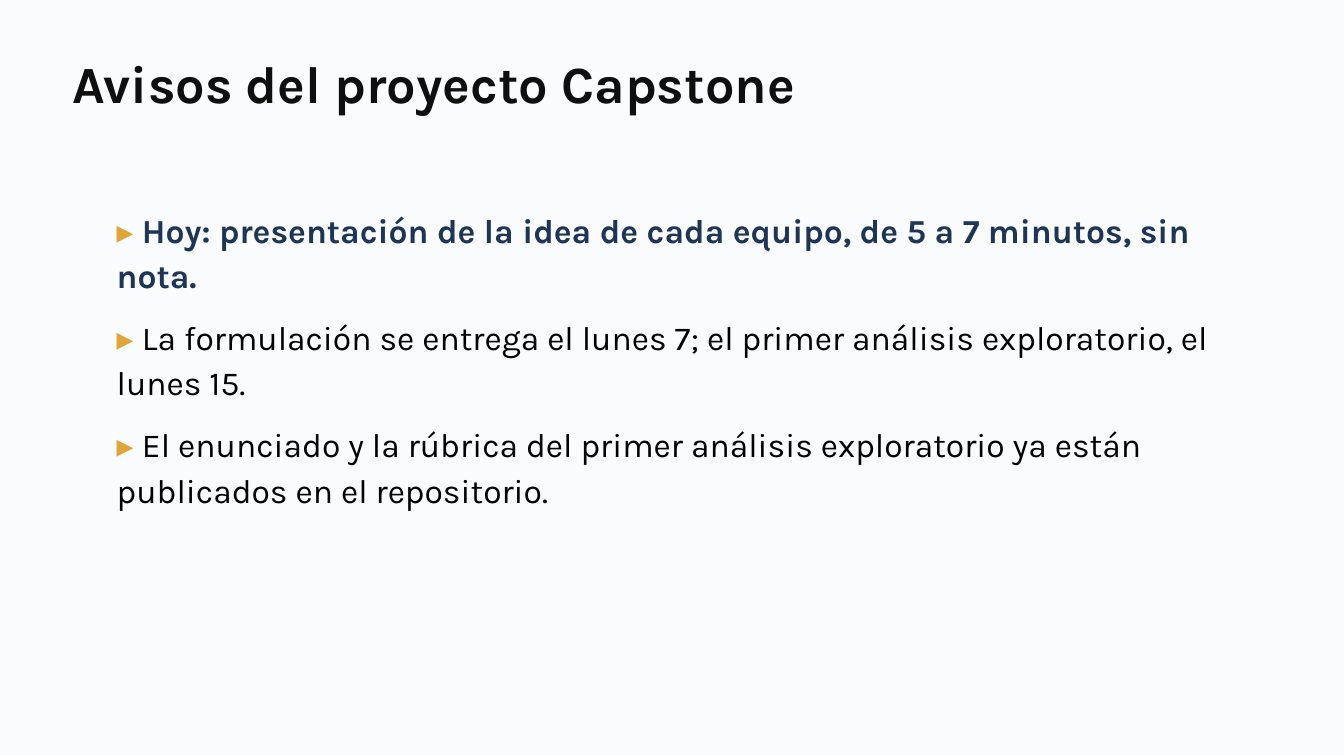
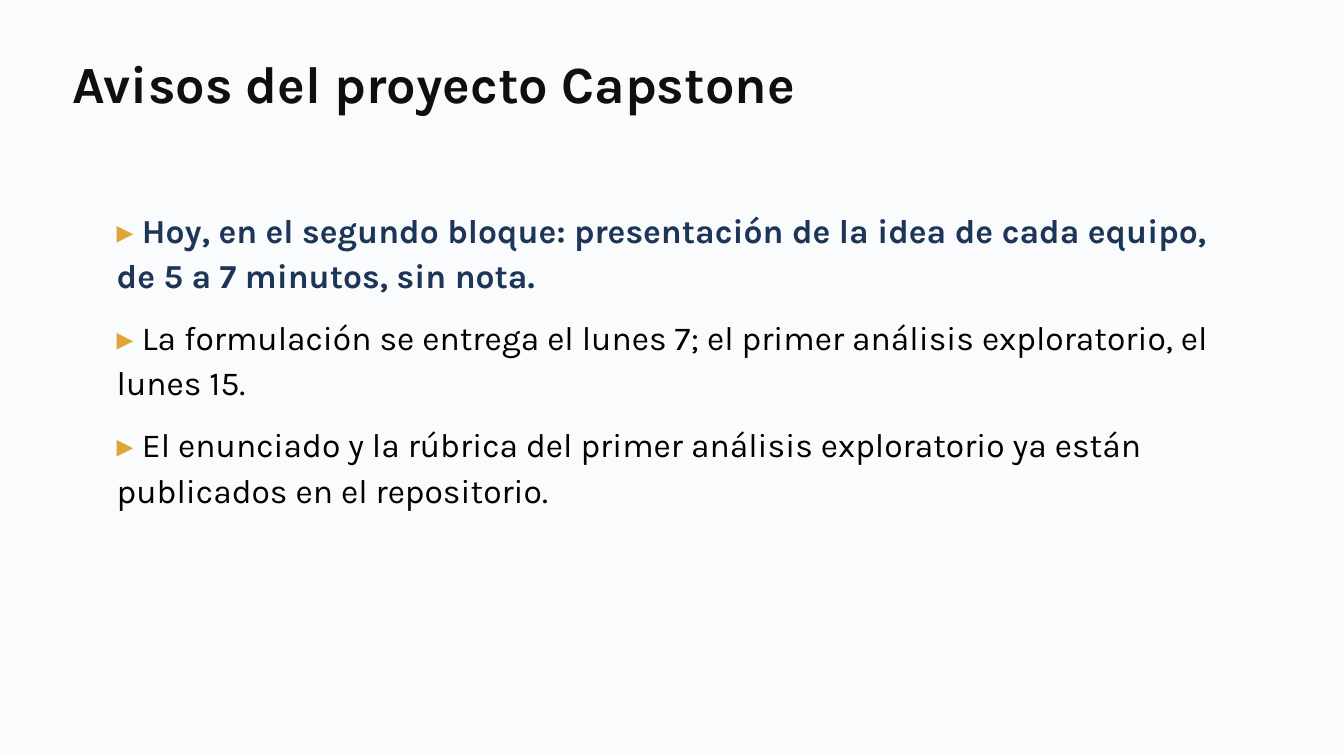
Before and after one commit to daniopitz/diplomado-cdd, a slide deck: slide 3 of presentaciones/clase04_regresion_multiple.pptx. Drawn at 1344x755 pixels with LibreOffice and Linux fonts; fonts in the diff are those of the drawing. Boxes give left, top, right and bottom in pixels: in the first picture for what was removed or moved away, otherwise in the second. Text is boxed around its words. In the diff, an @@ line names an element or a change of style, - is before the commit and + after.

```diff
--- a/presentaciones/clase04_regresion_multiple.pptx
+++ b/presentaciones/clase04_regresion_multiple.pptx
@@ text at (117, 216, 1206, 293): text changed @@
-▸ Hoy: presentación de la idea de cada equipo, de 5 a 7 minutos, sin nota.
+▸ Hoy, en el segundo bloque: presentación de la idea de cada equipo, de 5 a 7 minutos, sin nota.
```
Also in this commit, not shown: 3 other slides changed, 1 other file.
